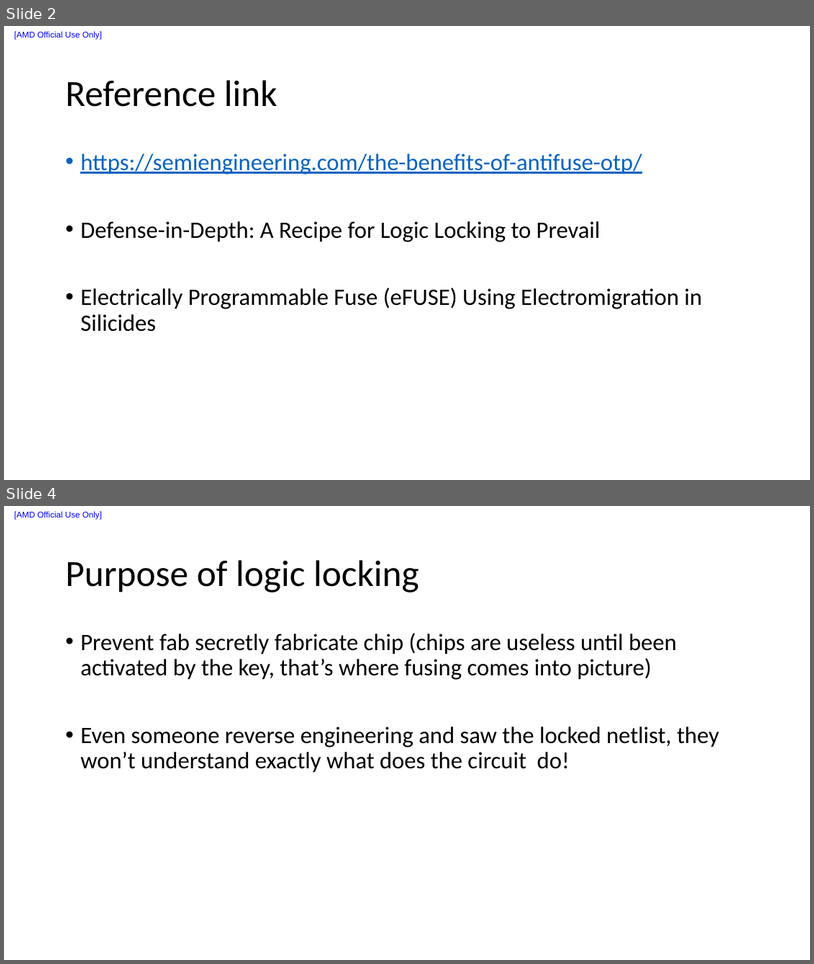
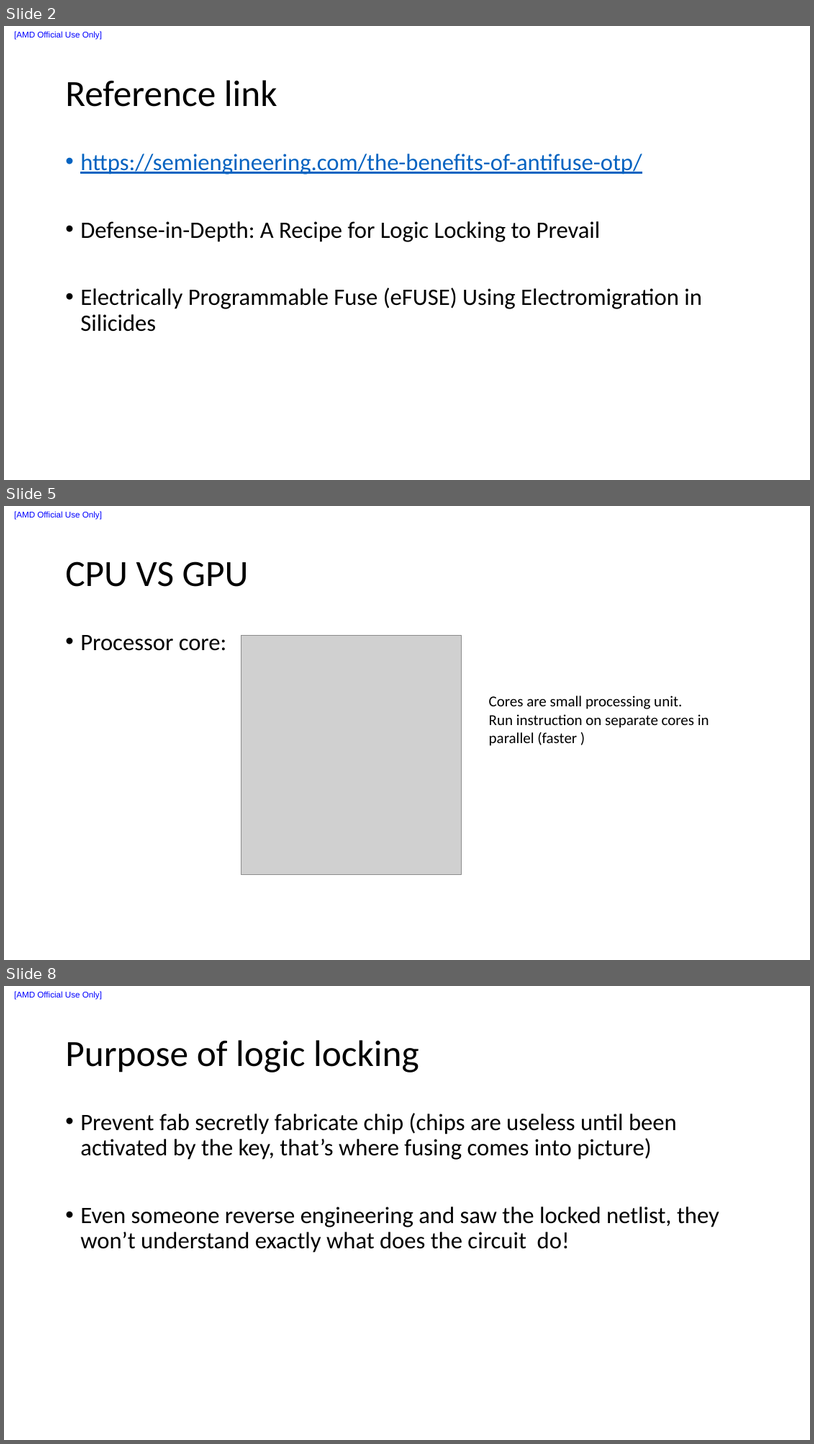
Before and after one commit to liuxu-github-ui/SemiconductorTechnology, a slide deck: Testing/efuse.pptx. Shown one above the other, each under a label of ours: slides 2 and 4 before the commit, slides 2, 5 and 8 after it; the slides between them are not shown. The pictures are 814x964 and 814x1444 pixels, drawn with LibreOffice and Linux fonts; fonts in the diff are those of the drawing; grey boxes stand for pictures. Boxes give left, top, right and bottom in pixels: in the first picture for what was removed or moved away, otherwise in the second. Text is boxed around its words. In the diff, an @@ line names an element or a change of style, - is before the commit and + after.

```diff
--- a/Testing/efuse.pptx
+++ b/Testing/efuse.pptx
@@ slide 5 added at [4, 506, 810, 960], background #FFFFFF; not listed: 1 template element that a slide beside it also shows @@
@@ title added at [65, 561, 249, 587], 44 pt, text #000000 @@
+CPU VS GPU
@@ text added at [80, 635, 227, 651], 28 pt, text #000000 @@
+• Processor core:
@@ picture added at [242, 636, 461, 875] @@
@@ text added at [489, 695, 710, 746], 18 pt, text #000000 @@
+Cores are small processing unit.
+Run instruction on separate cores in parallel (faster )
@@ what was slide 4 is now slide 8 @@
```
Also in this commit, not shown: 1 slide changed, 3 other slides added, 1 other file.
